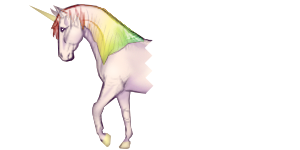
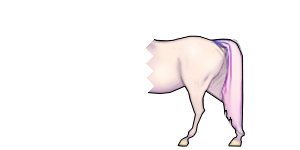
Layer changes from the first 300x150 image to the second:
showed "l" over [29, 4, 157, 149]
hid "r" over [142, 35, 245, 147]
added group "lego" with 14 layers above "croissant" over [50, 8, 245, 145]
added layer "Ellipse 3 Kopie 3" (1st of 4, in "lego") in group "lego" over [50, 20, 155, 142]
hid "unicorn Kopie 2", painted on it over [29, 4, 237, 149]
hid "unicorn Kopie", painted on it over [29, 4, 237, 149]
showed "unicorn", painted on it over [37, 4, 245, 149]
